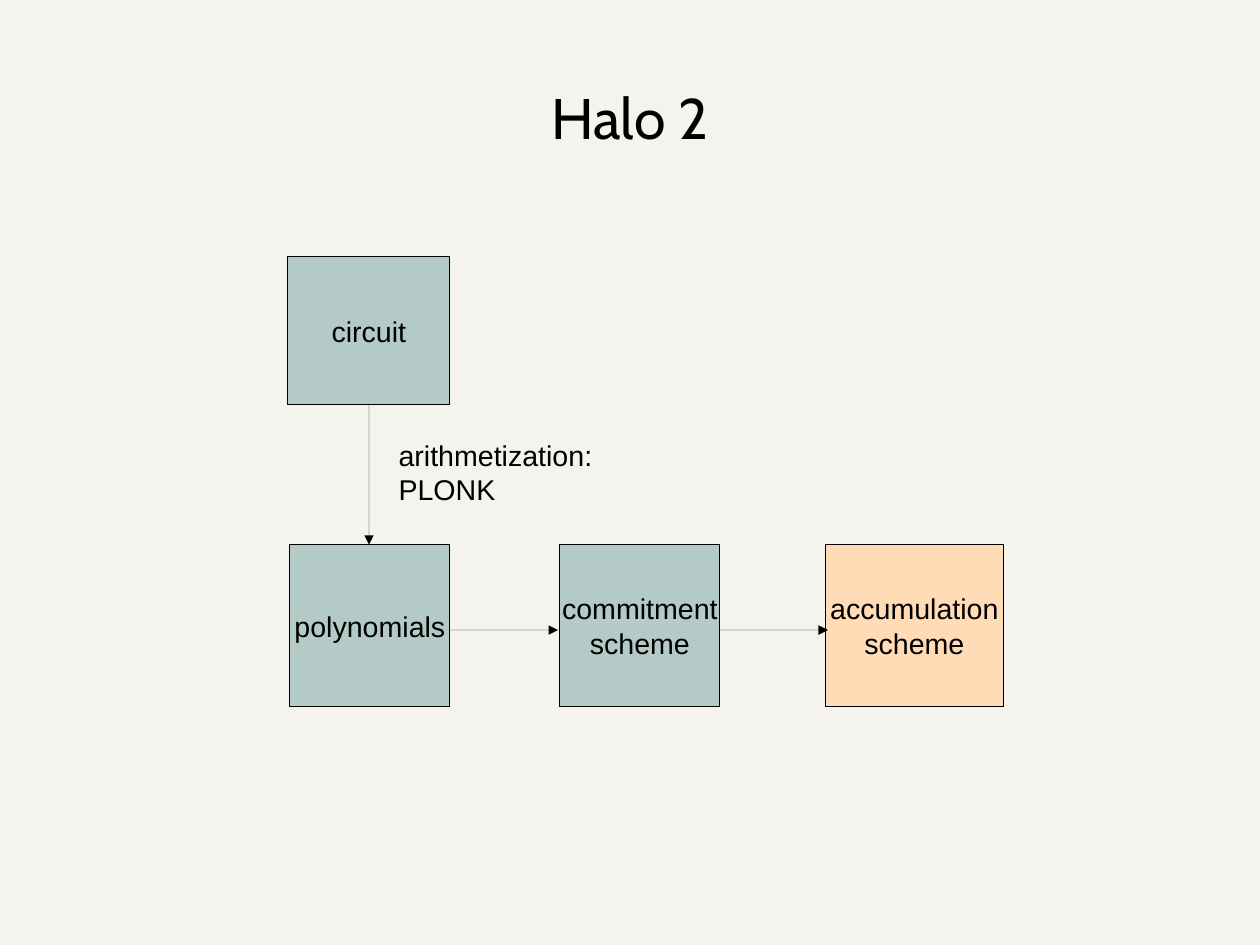
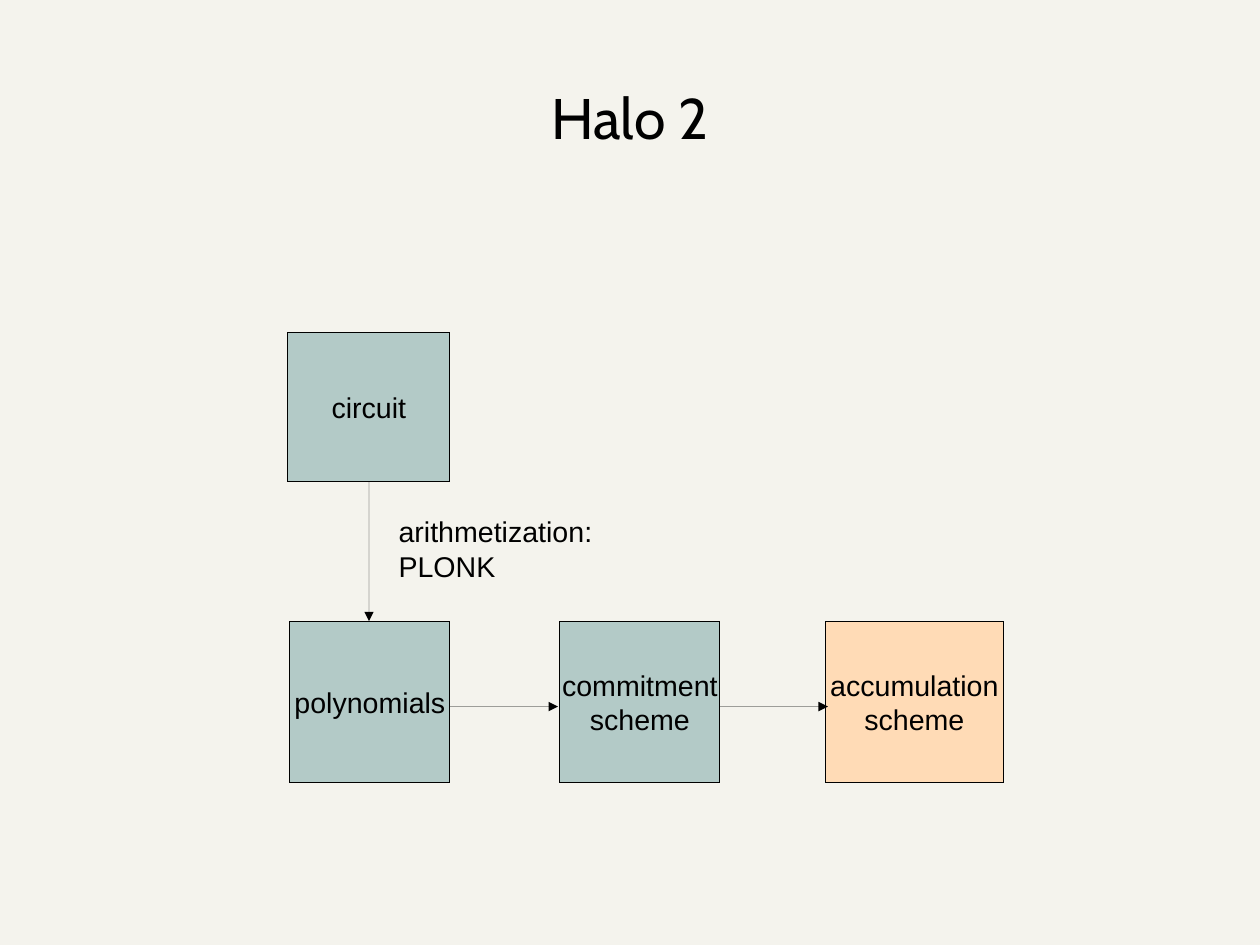
Before and after one commit to daira/halographs, a slide deck: slide 34 of deepdive.odp (slide 16 before the commit). Drawn at 1260x945 pixels with LibreOffice and Linux fonts; fonts in the diff are those of the drawing. Boxes give left, top, right and bottom in pixels: in the first picture for what was removed or moved away, otherwise in the second. Text is boxed around its words. In the diff, an @@ line names an element or a change of style, - is before the commit and + after.

```diff
--- a/deepdive.odp
+++ b/deepdive.odp
@@ 4 rectangles, 3 arrows, 1 text: place and size @@
-4 rectangles, 3 arrows, 1 text at (288,256,1004,708)
+4 rectangles, 3 arrows, 1 text at (288,333,1004,783)
```
Also in this commit, not shown: 6 other slides changed, 19 slides added, 1 slide removed, 1 other file.
